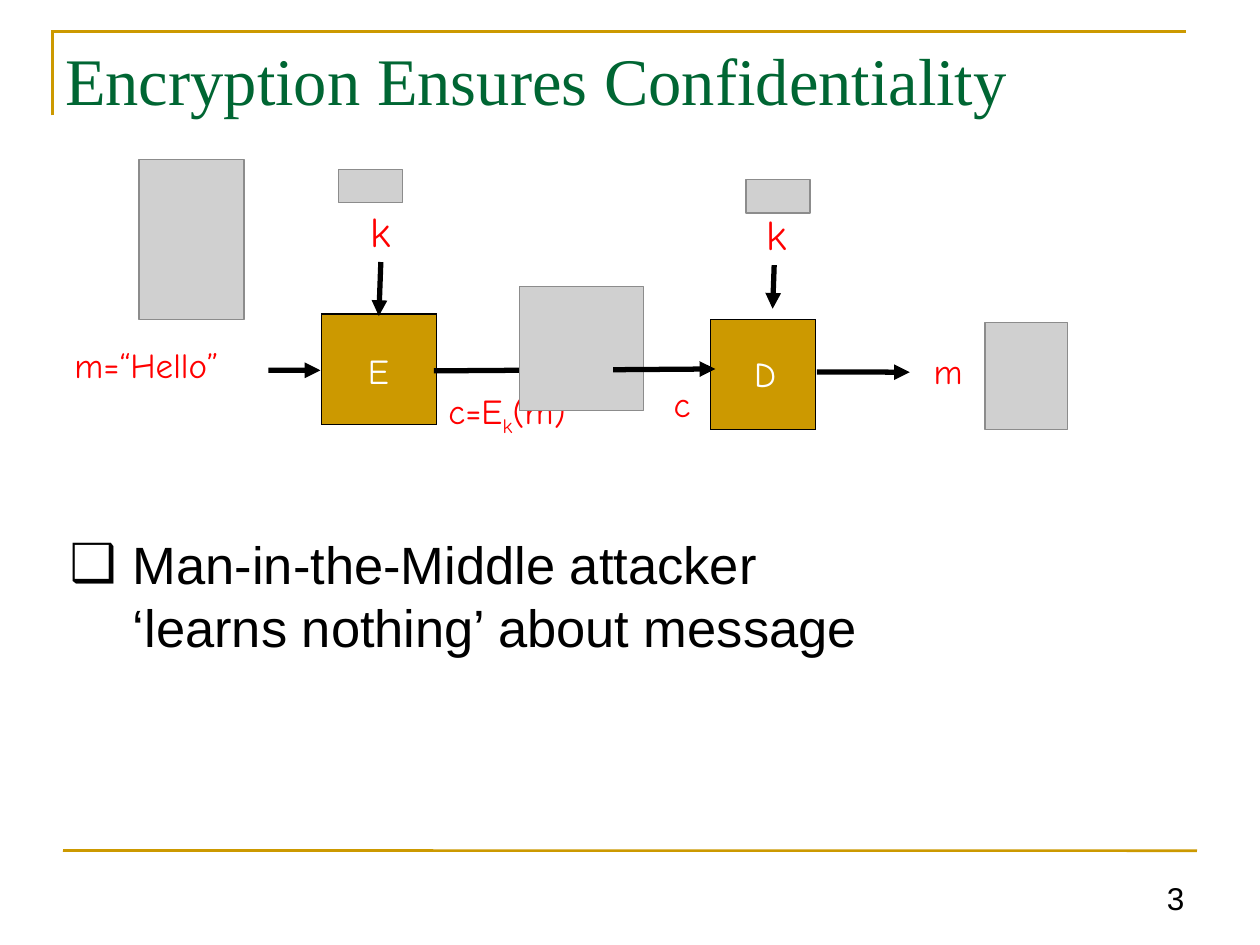
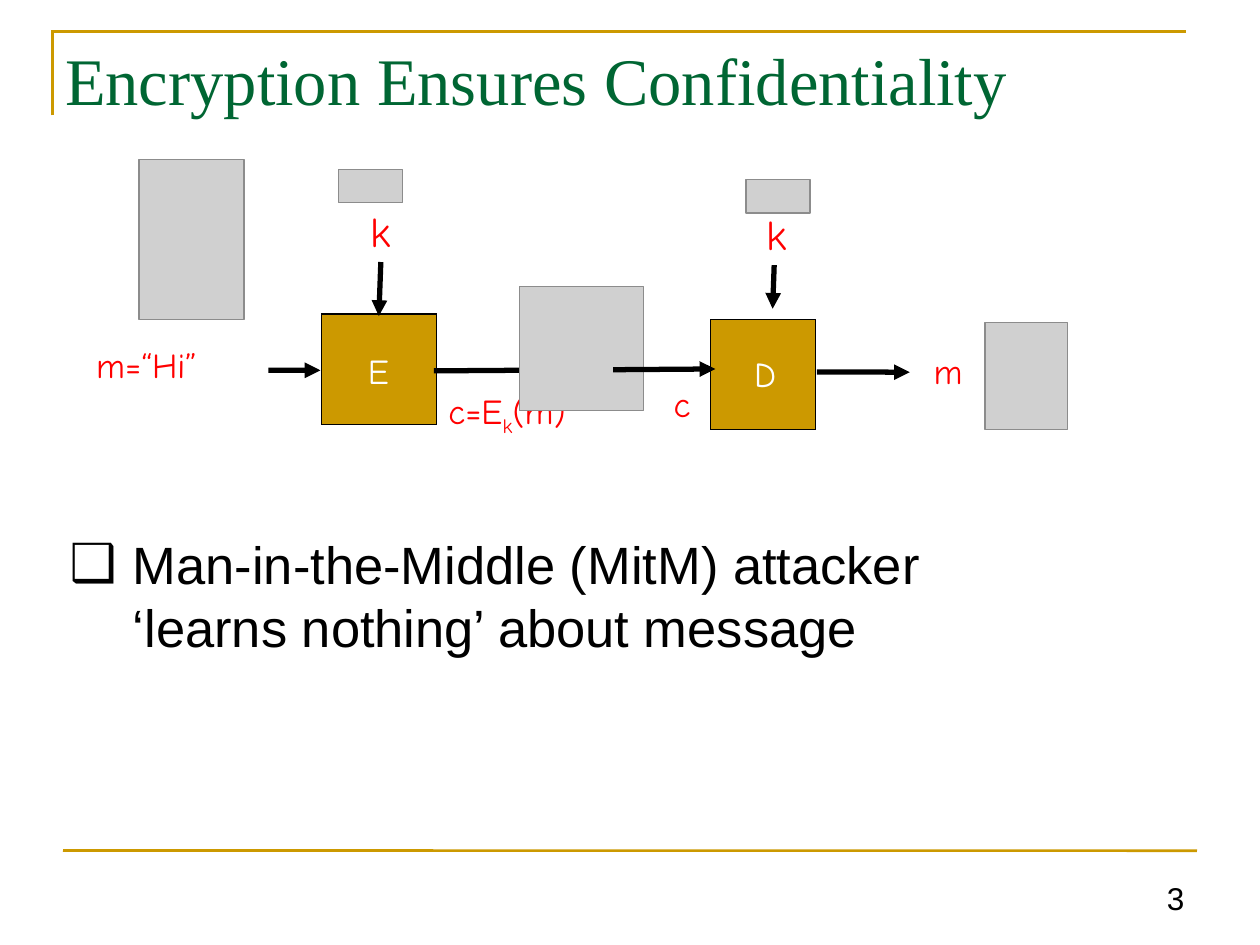
Before and after one commit to GhadaAlmashaqbeh/GhadaAlmashaqbeh.github.io, a slide deck: slide 3 of courses/cse3400-f2026/lecture5.pptx. Drawn at 1260x945 pixels with LibreOffice and Linux fonts; fonts in the diff are those of the drawing; grey boxes stand for pictures. Boxes give left, top, right and bottom in pixels: in the first picture for what was removed or moved away, otherwise in the second. Text is boxed around its words. In the diff, an @@ line names an element or a change of style, - is before the commit and + after.

```diff
--- a/courses/cse3400-f2026/lecture5.pptx
+++ b/courses/cse3400-f2026/lecture5.pptx
@@ text at bbox=[96, 353, 197, 378]: text changed @@
-m=“Hello”
+m=“Hi”
@@ text at bbox=[133, 546, 920, 658]: text changed @@
-❑ Man-in-the-Middle attacker
-  ‘learns nothing’ about message
+❑ Man-in-the-Middle (MitM) attacker
+  ‘learns nothing’ about message
```
Also in this commit, not shown: 16 other slides changed, 2 slides removed, 2 other files.
